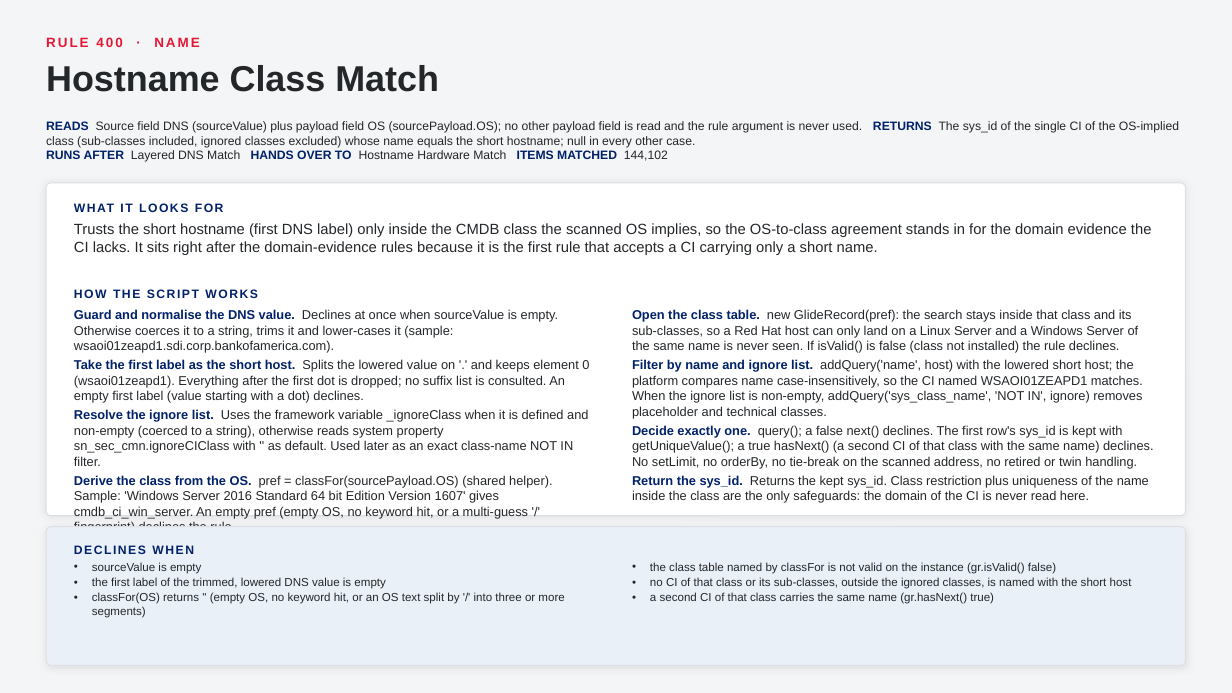
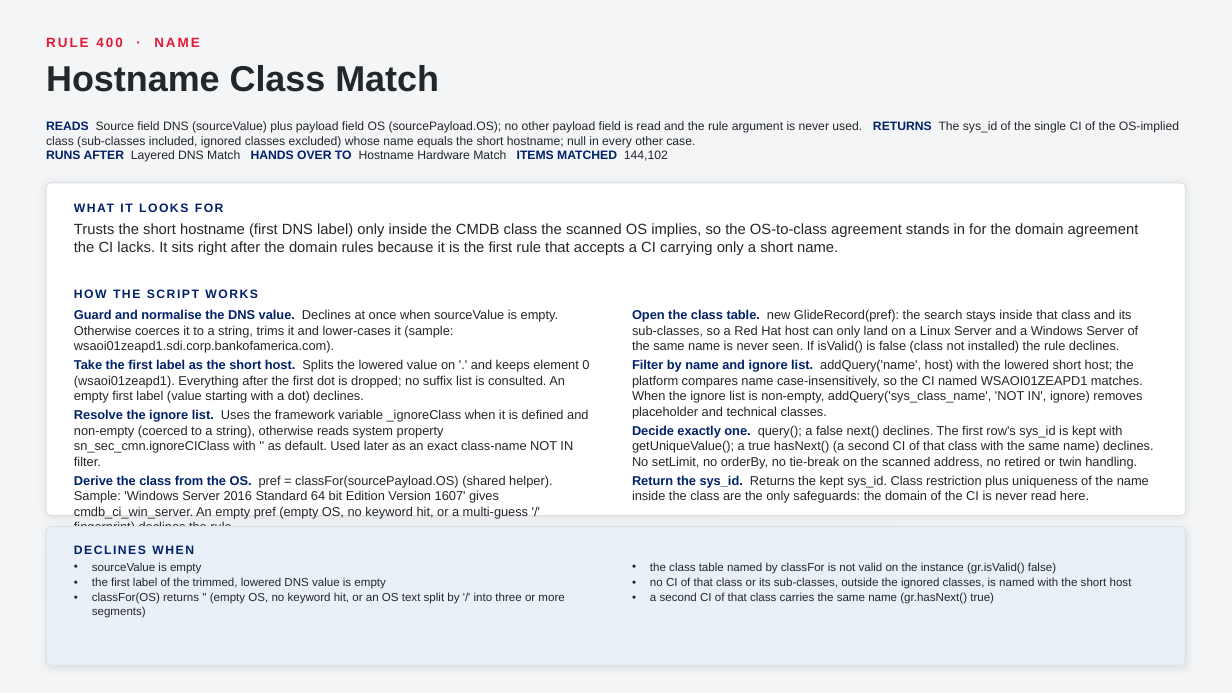
Before and after one commit to singhmihir/py, a slide deck: slide 37 of stories/qualys-ci-lookup-rules/Qualys CI Lookup Rules - CMDB Team Demo.pptx. Drawn at 1232x693 pixels with LibreOffice and Linux fonts; fonts in the diff are those of the drawing. Boxes give left, top, right and bottom in pixels: in the first picture for what was removed or moved away, otherwise in the second. Text is boxed around its words. In the diff, an @@ line names an element or a change of style, - is before the commit and + after.

```diff
--- a/stories/qualys-ci-lookup-rules/Qualys CI Lookup Rules - CMDB Team Demo.pptx
+++ b/stories/qualys-ci-lookup-rules/Qualys CI Lookup Rules - CMDB Team Demo.pptx
@@ text at box(74, 223, 1139, 255): text changed @@
-Trusts the short hostname (first DNS label) only inside the CMDB class the scanned OS implies, so the OS-to-class agreement stands in for the domain evidence the CI lacks. It sits right after the domain-evidence rules because it is the first rule that accepts a CI carrying only a short name.
+Trusts the short hostname (first DNS label) only inside the CMDB class the scanned OS implies, so the OS-to-class agreement stands in for the domain agreement the CI lacks. It sits right after the domain rules because it is the first rule that accepts a CI carrying only a short name.
```
Also in this commit, not shown: 13 other slides changed, 2 slides added, 5 other files.
